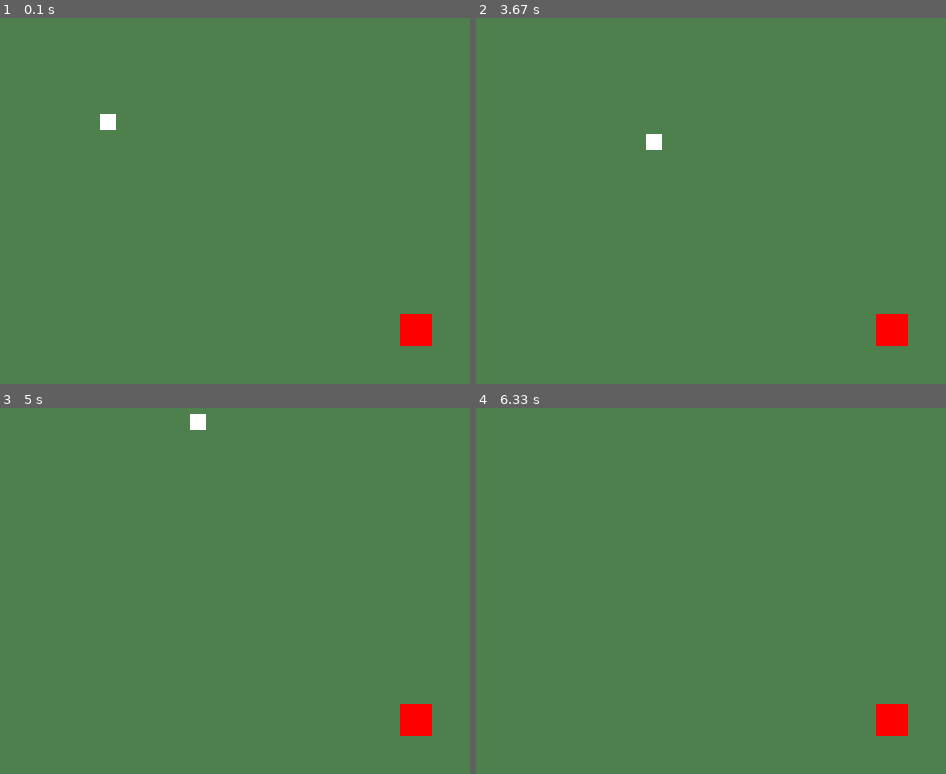
Above: before the commit, frames 1-4 (two rows, left to right).
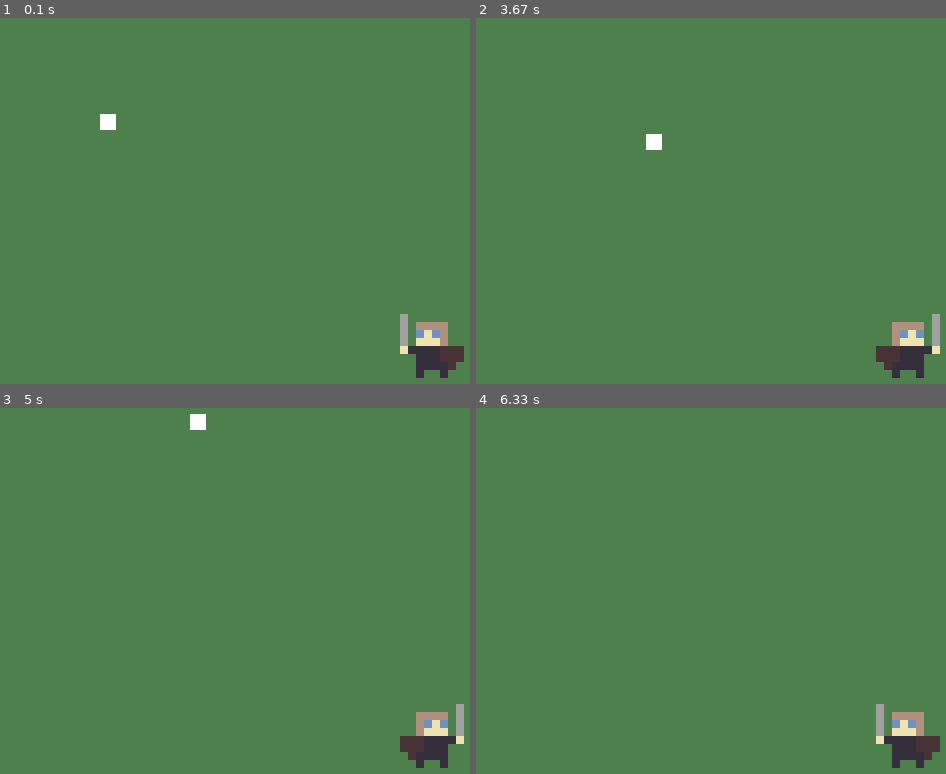
Above: after the commit, the same moments.

Repository: teo113/pygame_farlands
Game: pygame game, started from main.py
Same seed, same stepped clock (60 frames per second), same inputs: the game is played once before the commit and once after it.
Inputs:
- Up to frame 1 (0.1 s): no input
- Up to frame 2 (3.67 s): hold D 0.33-0.8 s; hold A 1.67-2.2 s; hold S 2.23-2.53 s; hold A 2.57-2.97 s; hold W 3-3.37 s; hold D from 3.4 s (still down)
- Up to frame 3 (5 s): release D at 4.03 s; hold S 4.07-4.43 s; hold A 4.47-4.93 s; hold D from 4.97 s (still down)
- Up to frame 4 (6.33 s): release D at 5.43 s; hold W 5.47-5.77 s; hold D 5.8-6.27 s; hold A from 6.3 s (still down)

The runs differ from the first frame. In frame 1, 1.6% of the frame differs, in the area x 85-99%, y 80-99%; in frame 2, 1.7%; in frame 3, 1.7%; in frame 4, 1.6%.

Commit message:
new sprites

Diff:
--- a/main.py
+++ b/main.py
@@ -1,6 +1,7 @@
 import pygame
 from pygame.locals import *
 from pygame import mixer
+import random
 import sys
 
 pygame.init()
@@ -8,17 +9,33 @@
 display = pygame.display.set_mode((800, 600))
 clock = pygame.time.Clock()
 
-ruins_image = pygame.image.load("assets/ruins.png")
+# player assets
+player_walk_images = [
+    pygame.image.load("assets/player_stand_left_x1.png")
+    ]
 
+# player class
 class Player:
     def __init__(self, x, y, width, height):
         self.x = x
         self.y = y
         self.width = width
         self.height = height
+        self.moving_left = False
+        self.moving_right = False
     def main(self, display):
-        pygame.draw.rect(display, (255, 0, 0), (self.x, self.y, self.width, self.height))
+        #pygame.draw.rect(display, (255, 0, 0), (self.x, self.y, self.width, self.height))
+        if self.moving_left:
+            display.blit(pygame.transform.scale(player_walk_images[0],(64, 64)), (self.x, self.y))
+        elif self.moving_right:
+            display.blit(pygame.transform.scale(pygame.transform.flip(player_walk_images[0], True, False), (64, 64)), (self.x, self.y))
+        else:
+            display.blit(pygame.transform.scale(player_walk_images[0],(64, 64)), (self.x, self.y))
 
+        self.moving_left = False
+        self.moving_right = False
+
+# player position
 player = Player(400, 300, 32, 32)
 
 display_scroll = [0,0]
@@ -35,12 +52,15 @@
 
     # static reference point
     pygame.draw.rect(display, (255,255,255), (100-display_scroll[0], 100-display_scroll[1], 16, 16))
-    #pygame.draw.image()
+    #display.blit(pygame.image.load("assets/tree1.png"), (100-display_scroll[0], 100-display_scroll[1], 16, 16))
 
+    # map movement keys to display movement
     if keys[pygame.K_a]:
         display_scroll[0] -= 5
+        player.moving_left = True
     if keys[pygame.K_d]:
         display_scroll[0] += 5
+        player.moving_right = True
     if keys[pygame.K_w]:
         display_scroll[1] -= 5
     if keys[pygame.K_s]:
Binary file added: assets/bush.png
Binary file added: assets/bush1_x1.png
Binary file added: assets/player_stand_left_x1.png
Binary file added: assets/ruins_x1.png
Binary file added: assets/skeleton_stand_left_x1.png
Binary file added: assets/tree1_x1.png
Not shown, added: assets/bush.pixil
Not shown, added: assets/tree1.pixil
